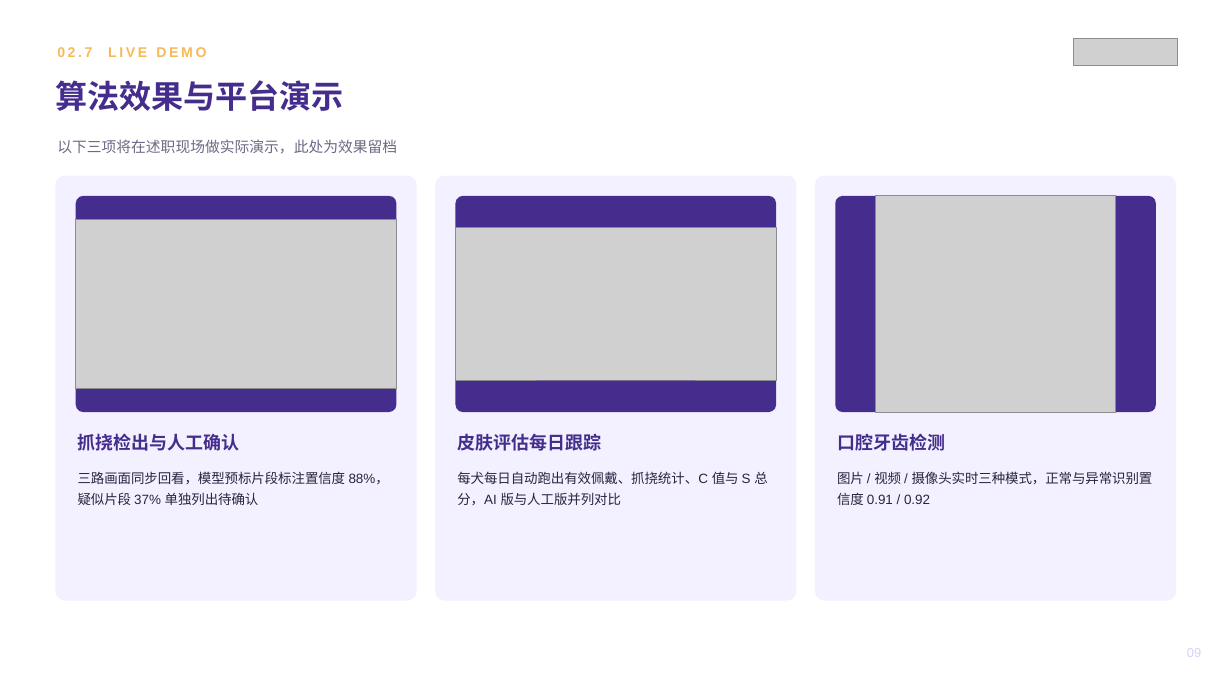
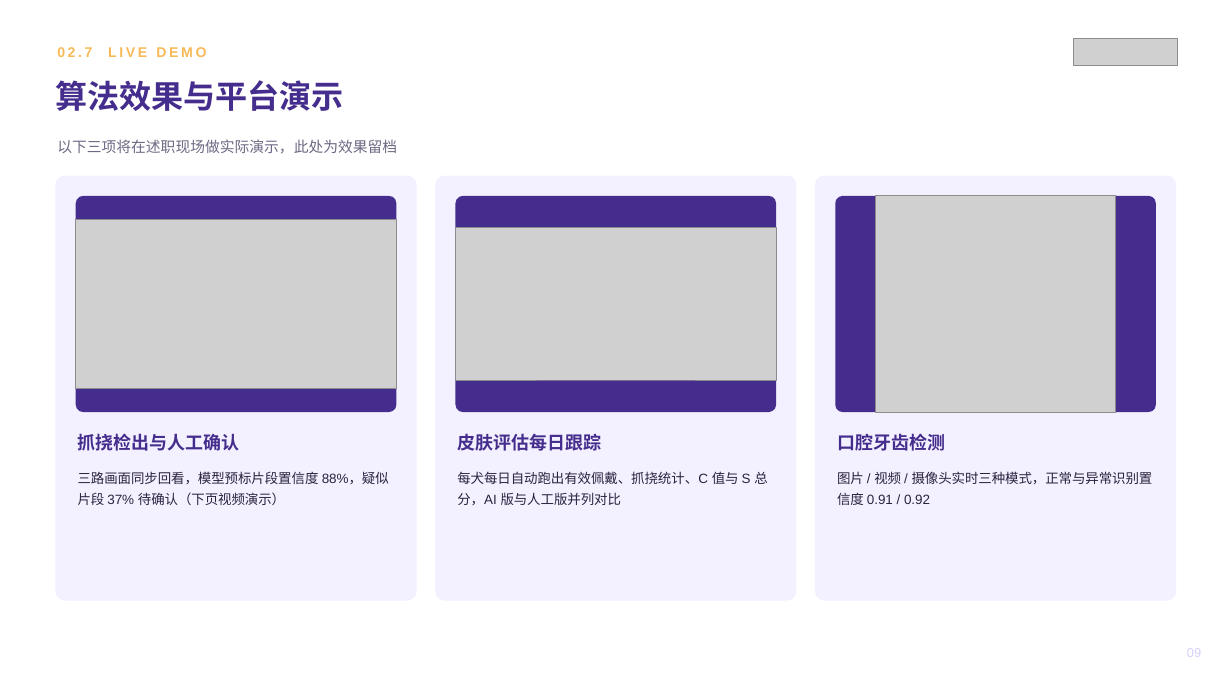
Before and after one commit to zhuyetuo/workplace_soft_skills, a slide deck: slide 9 of 转正述职/转正述职报告-朱业拓.pptx. Drawn at 1232x693 pixels with LibreOffice and Linux fonts; fonts in the diff are those of the drawing; grey boxes stand for pictures. Boxes give left, top, right and bottom in pixels: in the first picture for what was removed or moved away, otherwise in the second. Text is boxed around its words. In the diff, an @@ line names an element or a change of style, - is before the commit and + after.

```diff
--- a/转正述职/转正述职报告-朱业拓.pptx
+++ b/转正述职/转正述职报告-朱业拓.pptx
@@ text at [78,471,389,505]: text changed @@
-三路画面同步回看，模型预标片段标注置信度 88%，疑似片段 37% 单独列出待确认
+三路画面同步回看，模型预标片段置信度 88%，疑似片段 37% 待确认（下页视频演示）
```
Also in this commit, not shown: 6 other slides changed, 1 slide added, 4 other files.
